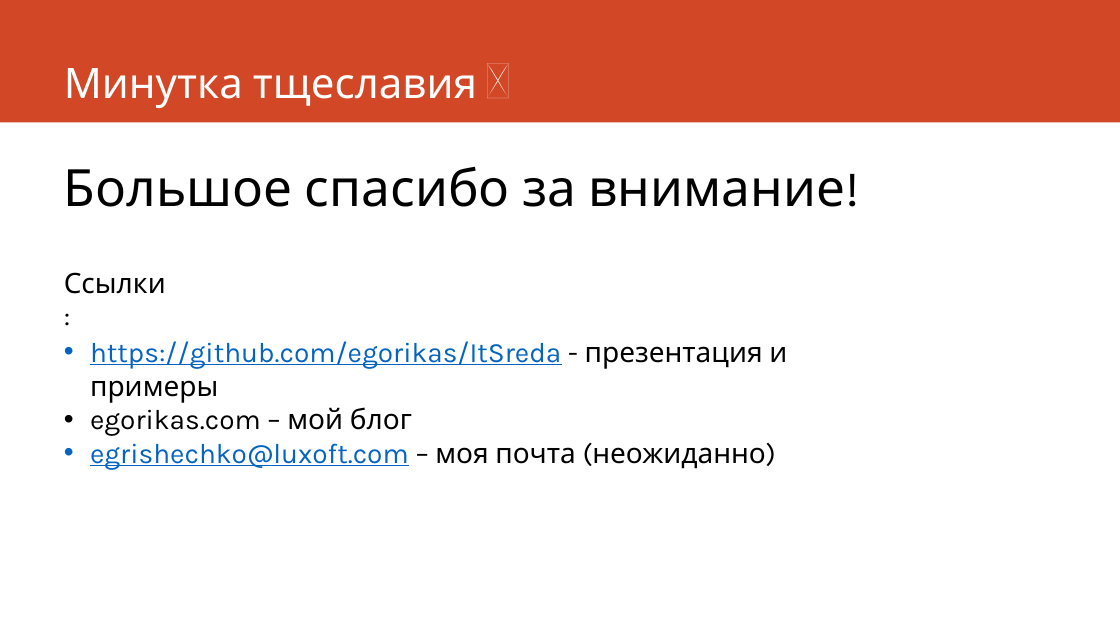
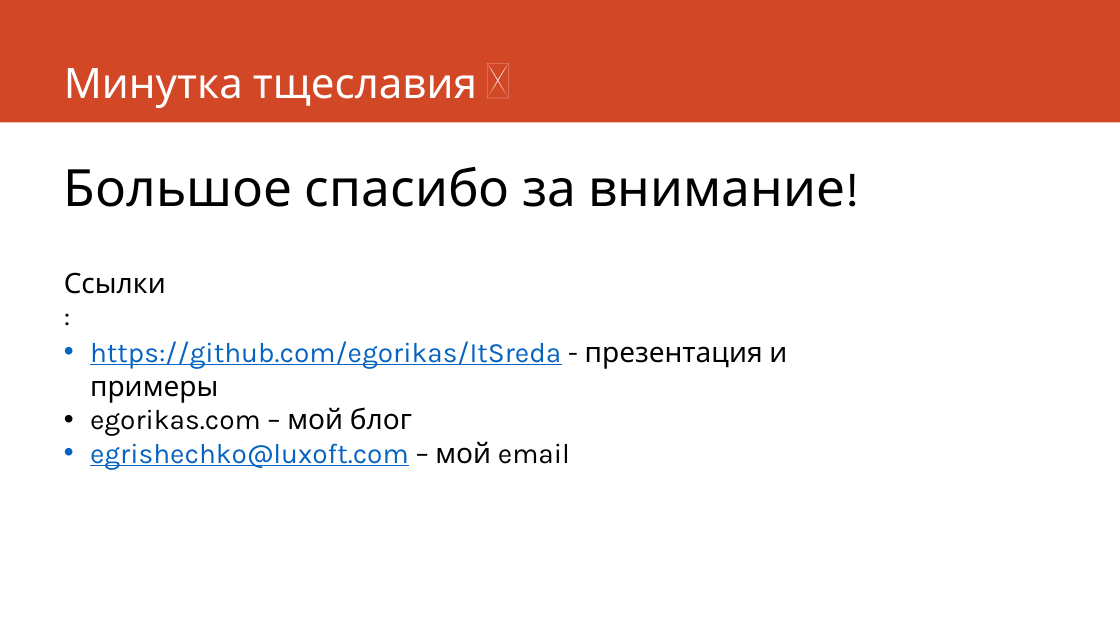
Before and after one commit to Egorikas/ItSreda, a slide deck: slide 23 of async-await.pptx (slide 22 before the commit). Drawn at 1120x630 pixels with LibreOffice and Linux fonts; fonts in the diff are those of the drawing. Boxes give left, top, right and bottom in pixels: in the first picture for what was removed or moved away, otherwise in the second. Text is boxed around its words. In the diff, an @@ line names an element or a change of style, - is before the commit and + after.

```diff
--- a/async-await.pptx
+++ b/async-await.pptx
@@ text at (x1=90, y1=441, x2=570, y2=469): text changed @@
-• egrishechko@luxoft.com – моя почта (неожиданно)
+• egrishechko@luxoft.com – мой email
```
Also in this commit, not shown: 1 other slide changed, 1 slide added.
